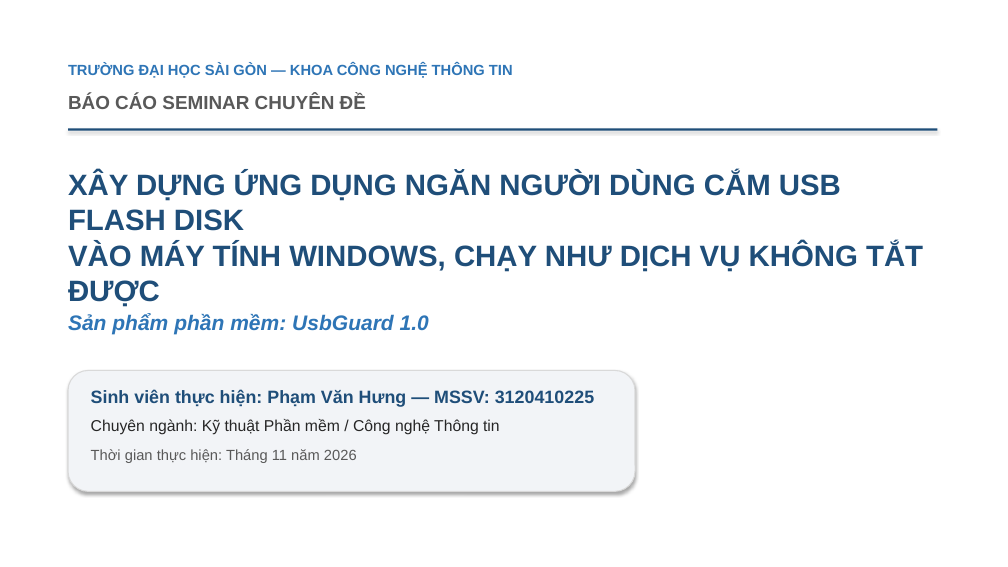
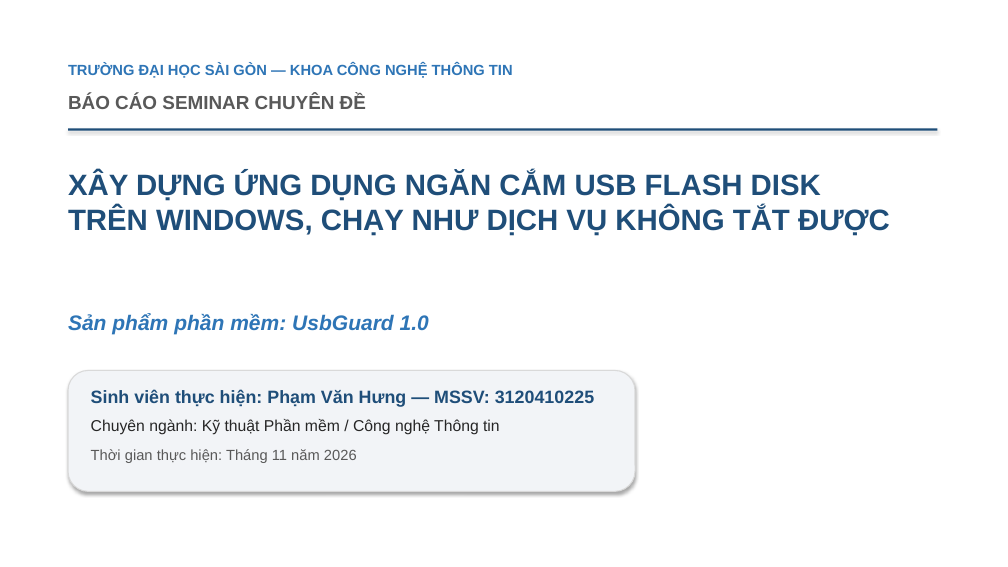
Before and after one commit to hungphamwp/usbguard, a slide deck: slide 1 of slide/SLIDE-UsbGuard.pptx. Drawn at 1008x567 pixels with LibreOffice and Linux fonts; fonts in the diff are those of the drawing. Boxes give left, top, right and bottom in pixels: in the first picture for what was removed or moved away, otherwise in the second. Text is boxed around its words. In the diff, an @@ line names an element or a change of style, - is before the commit and + after.

```diff
--- a/slide/SLIDE-UsbGuard.pptx
+++ b/slide/SLIDE-UsbGuard.pptx
@@ text at [68,172,890,236]: text changed @@
-XÂY DỰNG ỨNG DỤNG NGĂN NGƯỜI DÙNG CẮM USB FLASH DISK
-VÀO MÁY TÍNH WINDOWS, CHẠY NHƯ DỊCH VỤ KHÔNG TẮT ĐƯỢC
+XÂY DỰNG ỨNG DỤNG NGĂN CẮM USB FLASH DISK
+TRÊN WINDOWS, CHẠY NHƯ DỊCH VỤ KHÔNG TẮT ĐƯỢC
```
Also in this commit, not shown: 14 other slides changed, 11 other files.
